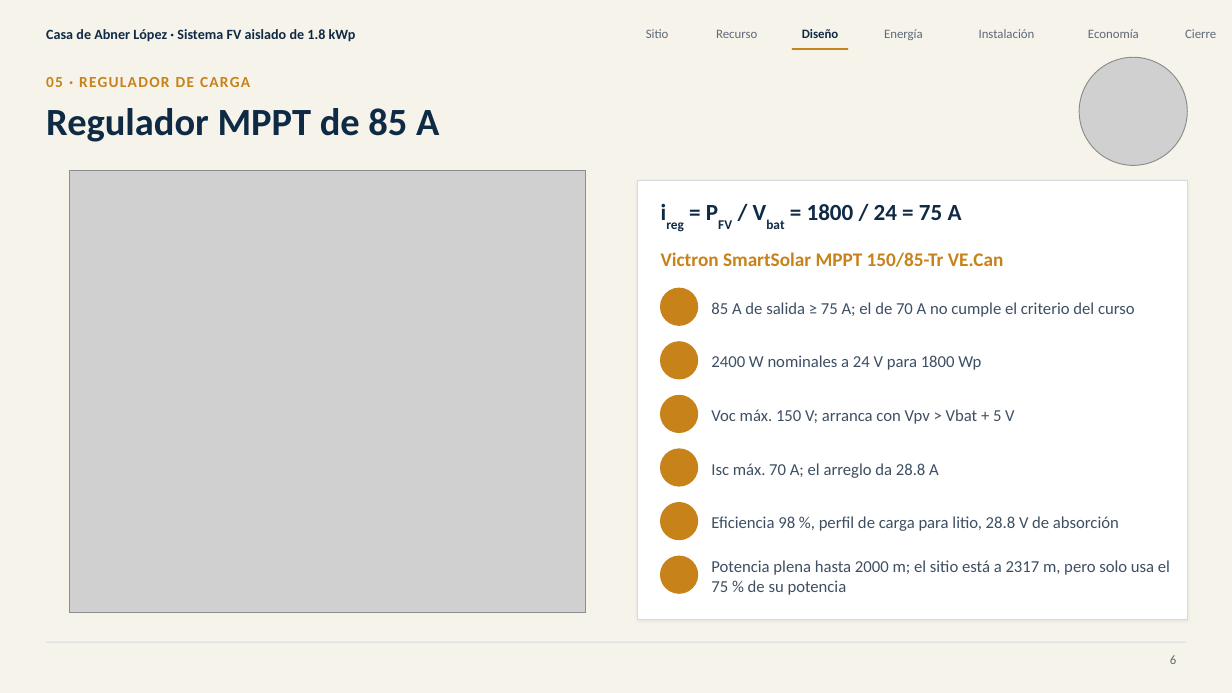
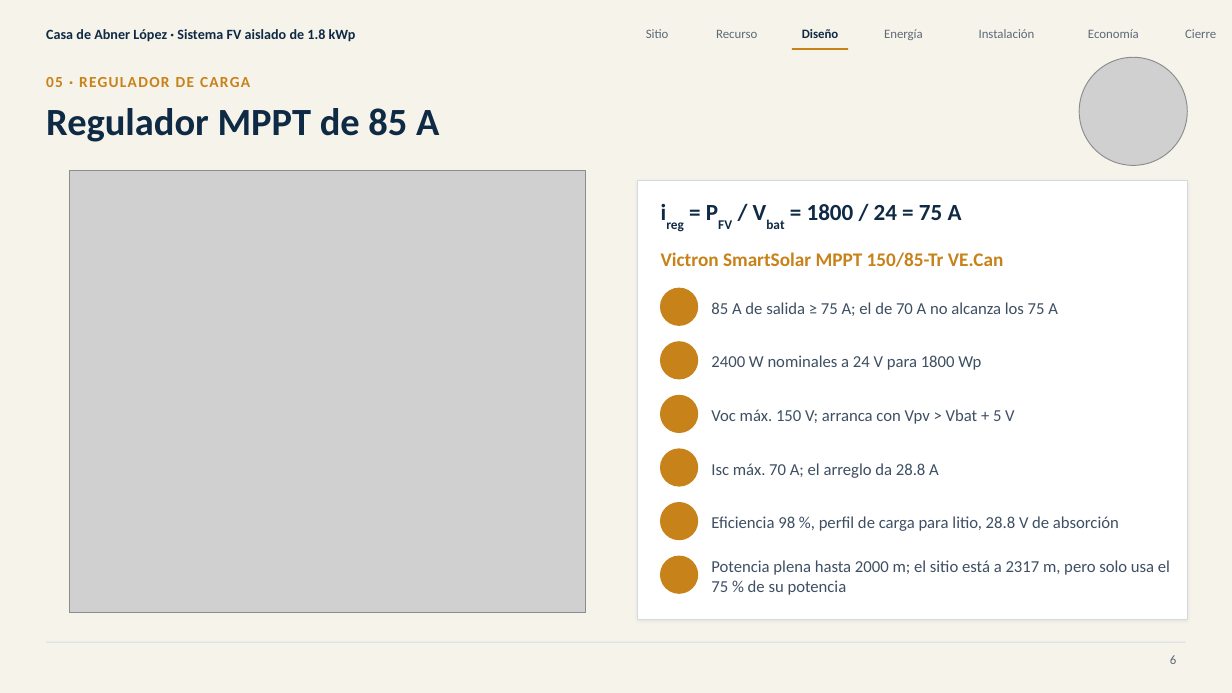
Before and after one commit to Jordis17/PROYECTO-2-FOTOVOLTAICOS, a slide deck: slide 6 of informe/presentacion/Sistema_FV_aislado_Abner_Lopez.pptx. Drawn at 1232x693 pixels with LibreOffice and Linux fonts; fonts in the diff are those of the drawing; grey boxes stand for pictures; background and template pictures are left out. Boxes give left, top, right and bottom in pixels: in the first picture for what was removed or moved away, otherwise in the second. Text is boxed around its words. In the diff, an @@ line names an element or a change of style, - is before the commit and + after.

```diff
--- a/informe/presentacion/Sistema_FV_aislado_Abner_Lopez.pptx
+++ b/informe/presentacion/Sistema_FV_aislado_Abner_Lopez.pptx
@@ text at (711,302,1058,316): text changed @@
-85 A de salida ≥ 75 A; el de 70 A no cumple el criterio del curso
+85 A de salida ≥ 75 A; el de 70 A no alcanza los 75 A
```
Also in this commit, not shown: 2 other slides changed, 9 other files.
